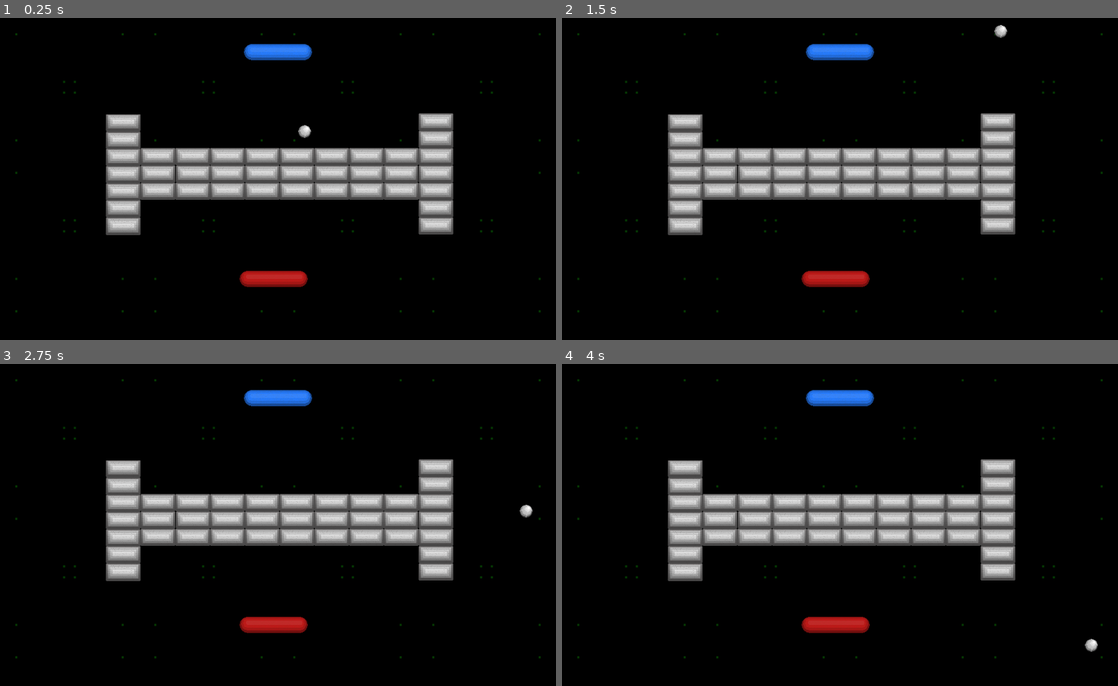
Above: before the commit, frames 1-4 (two rows, left to right).
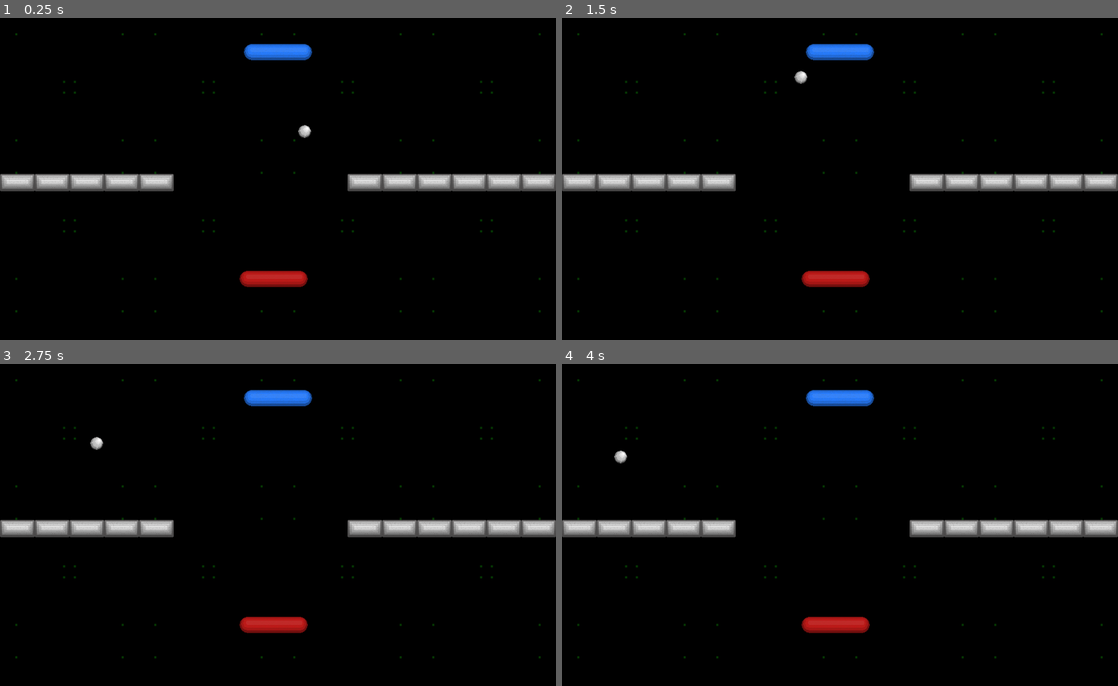
Above: after the commit, the same moments.

Repository: hiniko/BreakoutVs
Game: Godot game, scene res://Scenes/TestArena.tscn
Two runs of this game, one before a commit and one after it. Both use one fixed random seed, a clock stepped at 60 frames per second and the inputs below.
Inputs:
- Up to frame 1 (0.25 s): no input
- Up to frame 2 (1.5 s): no input
- Up to frame 3 (2.75 s): no input
- Up to frame 4 (4 s): no input

The runs differ from the first frame. In frame 1, 14% of the frame differs, in the area x 0-100%, y 29-68%; in frame 2, 15%; in frame 3, 15%, in the area x 0-100%, y 22-68%; in frame 4, 15%.

Commit message:
Working player based brick destroy

Diff:
--- a/BreakoutVs/Actors/Ball.tscn
+++ b/BreakoutVs/Actors/Ball.tscn
@@ -1,17 +1,18 @@
 [gd_scene load_steps=4 format=2]
 
-[ext_resource path="res://Assets/Ball.png" type="Texture" id=1]
+[ext_resource path="res://Assets/NeutralBall.png" type="Texture" id=1]
 [ext_resource path="res://Src/Ball.gd" type="Script" id=2]
 
 [sub_resource type="CircleShape2D" id=1]
-radius = 12.4958
+radius = 12.8941
 
 [node name="Ball" type="KinematicBody2D" groups=[
 "balls",
 ]]
+collision/safe_margin = 30.328
 script = ExtResource( 2 )
 
-[node name="Ball" type="Sprite" parent="."]
+[node name="Sprite" type="Sprite" parent="."]
 texture = ExtResource( 1 )
 
 [node name="CollisionShape2D" type="CollisionShape2D" parent="."]
--- a/BreakoutVs/Actors/Bricks.tscn
+++ b/BreakoutVs/Actors/Bricks.tscn
@@ -8,13 +8,10 @@
 
 [node name="Brick" type="RigidBody2D"]
 mode = 1
-gravity_scale = 0.0
-contacts_reported = 5
-contact_monitor = true
 script = ExtResource( 2 )
+
+[node name="Sprite" type="Sprite" parent="."]
+texture = ExtResource( 1 )
 
 [node name="CollisionShape2D" type="CollisionShape2D" parent="."]
 shape = SubResource( 1 )
-
-[node name="Sprite" type="Sprite" parent="."]
-texture = ExtResource( 1 )
--- a/BreakoutVs/Actors/Paddle.tscn
+++ b/BreakoutVs/Actors/Paddle.tscn
@@ -5,7 +5,7 @@
 
 [sub_resource type="CapsuleShape2D" id=1]
 radius = 15.0707
-height = 95.3604
+height = 96.5558
 
 [node name="Paddle" type="KinematicBody2D"]
 script = ExtResource( 2 )
--- a/BreakoutVs/Scenes/TestArena.tscn
+++ b/BreakoutVs/Scenes/TestArena.tscn
@@ -14,192 +14,148 @@
 position = Vector2( 128, 128 )
 scale = Vector2( 4, 4 )
 texture = ExtResource( 8 )
+__meta__ = {
+"_edit_lock_": true
+}
 
 [node name="BackgroundTile2" type="Sprite" parent="Background"]
 position = Vector2( 128, 128 )
 scale = Vector2( 4, 4 )
 texture = ExtResource( 8 )
 offset = Vector2( 64, 0 )
+__meta__ = {
+"_edit_lock_": true
+}
 
 [node name="BackgroundTile3" type="Sprite" parent="Background"]
 position = Vector2( 128, 128 )
 scale = Vector2( 4, 4 )
 texture = ExtResource( 8 )
 offset = Vector2( 128, 0 )
+__meta__ = {
+"_edit_lock_": true
+}
 
 [node name="BackgroundTile4" type="Sprite" parent="Background"]
 position = Vector2( 128, 128 )
 scale = Vector2( 4, 4 )
 texture = ExtResource( 8 )
 offset = Vector2( 0, 64 )
+__meta__ = {
+"_edit_lock_": true
+}
 
 [node name="BackgroundTile5" type="Sprite" parent="Background"]
 position = Vector2( 128, 128 )
 scale = Vector2( 4, 4 )
 texture = ExtResource( 8 )
 offset = Vector2( 64, 64 )
+__meta__ = {
+"_edit_lock_": true
+}
 
 [node name="BackgroundTile6" type="Sprite" parent="Background"]
 position = Vector2( 128, 128 )
 scale = Vector2( 4, 4 )
 texture = ExtResource( 8 )
 offset = Vector2( 128, 64 )
+__meta__ = {
+"_edit_lock_": true
+}
 
 [node name="BackgroundTile7" type="Sprite" parent="Background"]
 position = Vector2( 128, 128 )
 scale = Vector2( 4, 4 )
 texture = ExtResource( 8 )
 offset = Vector2( 0, 128 )
+__meta__ = {
+"_edit_lock_": true
+}
 
 [node name="BackgroundTile8" type="Sprite" parent="Background"]
 position = Vector2( 128, 128 )
 scale = Vector2( 4, 4 )
 texture = ExtResource( 8 )
 offset = Vector2( 64, 128 )
+__meta__ = {
+"_edit_lock_": true
+}
 
 [node name="BackgroundTile9" type="Sprite" parent="Background"]
 position = Vector2( 128, 128 )
 scale = Vector2( 4, 4 )
 texture = ExtResource( 8 )
 offset = Vector2( 128, 128 )
+__meta__ = {
+"_edit_lock_": true
+}
 
 [node name="BackgroundTile10" type="Sprite" parent="Background"]
 position = Vector2( 896, 128 )
 scale = Vector2( 4, 4 )
 texture = ExtResource( 8 )
+__meta__ = {
+"_edit_lock_": true
+}
 
 [node name="BackgroundTile13" type="Sprite" parent="Background"]
 position = Vector2( 896, 128 )
 scale = Vector2( 4, 4 )
 texture = ExtResource( 8 )
 offset = Vector2( 0, 64 )
+__meta__ = {
+"_edit_lock_": true
+}
 
 [node name="BackgroundTile16" type="Sprite" parent="Background"]
 position = Vector2( 896, 128 )
 scale = Vector2( 4, 4 )
 texture = ExtResource( 8 )
 offset = Vector2( 0, 128 )
+__meta__ = {
+"_edit_lock_": true
+}
 
 [node name="Bricks" type="Node" parent="."]
 
-[node name="Brick2" parent="Bricks" instance=ExtResource( 1 )]
-position = Vector2( 291.27, 288 )
+[node name="Brick21" parent="Bricks" instance=ExtResource( 1 )]
+position = Vector2( 672, 304 )
 
-[node name="Brick" parent="Bricks" instance=ExtResource( 1 )]
-position = Vector2( 355.27, 320 )
-
-[node name="Brick3" parent="Bricks" instance=ExtResource( 1 )]
-position = Vector2( 483.27, 320 )
-
-[node name="Brick4" parent="Bricks" instance=ExtResource( 1 )]
-position = Vector2( 611.27, 320 )
-
-[node name="Brick5" parent="Bricks" instance=ExtResource( 1 )]
-position = Vector2( 739.28, 320 )
-
-[node name="Brick6" parent="Bricks" instance=ExtResource( 1 )]
-position = Vector2( 355.27, 256 )
-
-[node name="Brick7" parent="Bricks" instance=ExtResource( 1 )]
-position = Vector2( 483.27, 256 )
-
-[node name="Brick8" parent="Bricks" instance=ExtResource( 1 )]
-position = Vector2( 611.27, 256 )
-
-[node name="Brick9" parent="Bricks" instance=ExtResource( 1 )]
-position = Vector2( 739.28, 256 )
-
-[node name="Brick10" parent="Bricks" instance=ExtResource( 1 )]
-position = Vector2( 291.27, 320 )
-
-[node name="Brick11" parent="Bricks" instance=ExtResource( 1 )]
-position = Vector2( 419.27, 320 )
-
-[node name="Brick12" parent="Bricks" instance=ExtResource( 1 )]
-position = Vector2( 547.27, 320 )
-
-[node name="Brick13" parent="Bricks" instance=ExtResource( 1 )]
-position = Vector2( 675.278, 320 )
-
-[node name="Brick14" parent="Bricks" instance=ExtResource( 1 )]
-position = Vector2( 291.27, 256 )
-
-[node name="Brick15" parent="Bricks" instance=ExtResource( 1 )]
-position = Vector2( 419.27, 256 )
-
-[node name="Brick16" parent="Bricks" instance=ExtResource( 1 )]
-position = Vector2( 547.27, 256 )
-
-[node name="Brick17" parent="Bricks" instance=ExtResource( 1 )]
-position = Vector2( 675.278, 256 )
-
-[node name="Brick18" parent="Bricks" instance=ExtResource( 1 )]
-position = Vector2( 483.27, 288 )
-
-[node name="Brick19" parent="Bricks" instance=ExtResource( 1 )]
-position = Vector2( 419.278, 288 )
-
-[node name="Brick20" parent="Bricks" instance=ExtResource( 1 )]
-position = Vector2( 611.27, 288 )
-
-[node name="Brick21" parent="Bricks" instance=ExtResource( 1 )]
-position = Vector2( 547.27, 288 )
-
-[node name="Brick22" parent="Bricks" instance=ExtResource( 1 )]
-position = Vector2( 737.78, 288 )
+[node name="Brick23" parent="Bricks" instance=ExtResource( 1 )]
+position = Vector2( 160, 304 )
 
 [node name="Brick24" parent="Bricks" instance=ExtResource( 1 )]
-position = Vector2( 355.77, 288 )
+position = Vector2( 224, 304 )
 
 [node name="Brick25" parent="Bricks" instance=ExtResource( 1 )]
-position = Vector2( 675.27, 288 )
-
-[node name="Brick26" parent="Bricks" instance=ExtResource( 1 )]
-position = Vector2( 226.77, 257.5 )
+position = Vector2( 288, 304 )
 
 [node name="Brick27" parent="Bricks" instance=ExtResource( 1 )]
-position = Vector2( 227.27, 289.5 )
+position = Vector2( 96, 304 )
+
+[node name="Brick33" parent="Bricks" instance=ExtResource( 1 )]
+position = Vector2( 32, 304 )
 
 [node name="Brick28" parent="Bricks" instance=ExtResource( 1 )]
-position = Vector2( 227.27, 321.5 )
+position = Vector2( 800, 304 )
 
 [node name="Brick29" parent="Bricks" instance=ExtResource( 1 )]
-position = Vector2( 803.27, 256 )
+position = Vector2( 864, 304 )
 
 [node name="Brick30" parent="Bricks" instance=ExtResource( 1 )]
-position = Vector2( 803.27, 224 )
+position = Vector2( 928, 304 )
 
 [node name="Brick31" parent="Bricks" instance=ExtResource( 1 )]
-position = Vector2( 803.27, 192 )
+position = Vector2( 992, 304 )
 
 [node name="Brick32" parent="Bricks" instance=ExtResource( 1 )]
-position = Vector2( 803.27, 384 )
-
-[node name="Brick33" parent="Bricks" instance=ExtResource( 1 )]
-position = Vector2( 803.27, 352 )
-
-[node name="Brick34" parent="Bricks" instance=ExtResource( 1 )]
-position = Vector2( 227.27, 384.5 )
-
-[node name="Brick35" parent="Bricks" instance=ExtResource( 1 )]
-position = Vector2( 227.27, 352.5 )
-
-[node name="Brick36" parent="Bricks" instance=ExtResource( 1 )]
-position = Vector2( 226.77, 226.026 )
-
-[node name="Brick37" parent="Bricks" instance=ExtResource( 1 )]
-position = Vector2( 226.77, 193.5 )
-
-[node name="Brick38" parent="Bricks" instance=ExtResource( 1 )]
-position = Vector2( 803.27, 288 )
-
-[node name="Brick39" parent="Bricks" instance=ExtResource( 1 )]
-position = Vector2( 803.27, 320 )
+position = Vector2( 736, 304 )
 
 [node name="Balls" type="Node" parent="."]
 
 [node name="Ball" parent="Balls" instance=ExtResource( 2 )]
 position = Vector2( 511.46, 160 )
+collision/safe_margin = 0.08
 
 [node name="Walls" type="Node" parent="."]
 
--- a/BreakoutVs/Src/Ball.gd
+++ b/BreakoutVs/Src/Ball.gd
@@ -1,6 +1,11 @@
-tool
+extends KinematicBody2D
 
-extends KinematicBody2D
+class_name Ball
+
+enum BallOwner { Neutral, Red, Blue }
+var lastTouch = BallOwner.Neutral
+
+onready var sprite = get_node("./Sprite")
 
 var velocity = Vector2(200,200)
 # Called when the node enters the scene tree for the first time.
@@ -8,9 +13,28 @@
 	add_to_group("balls")
 
 func _physics_process(delta):
-	if(Engine.editor_hint):
-		return
 
-	var collision_info = move_and_collide(velocity*delta)
-	if collision_info:
-		velocity = velocity.bounce(collision_info.normal)
+	# Move and check if we hit something
+
+	var collisionInfo = move_and_collide(velocity*delta)
+	if collisionInfo:
+		velocity = velocity.bounce(collisionInfo.normal)
+
+		print(collisionInfo.collider.name)
+
+		if(collisionInfo.collider.is_in_group("paddles")):
+			if(collisionInfo.collider.paddle == Paddle.PaddleType.P1):
+				lastTouch = BallOwner.Blue
+			else:
+				lastTouch = BallOwner.Red
+			updateBallSprite(lastTouch)
+
+		if(collisionInfo.collider.is_in_group("bricks")):
+			if(lastTouch != BallOwner.Neutral):
+				collisionInfo.collider.destroy_brick(lastTouch)
+
+
+func updateBallSprite(newOwner):
+	# Update Sprite based on the last touch
+	var name = "res://Assets/" + BallOwner.keys()[newOwner]
+	sprite.texture = load(name + "Ball.png")
--- a/BreakoutVs/Src/Brick.gd
+++ b/BreakoutVs/Src/Brick.gd
@@ -1,6 +1,8 @@
 tool
 
 extends RigidBody2D
+
+signal brick_destroyed(by_paddle, value)
 
 enum BrickTypes {
 	Neutral,
@@ -19,11 +21,6 @@
 		var name = "res://Assets/" + BrickTypes.keys()[value]
 		sprite.texture = load(name + "Brick.png")
 
-# Update the brick when updated in editor
-#func property_list_changed_notify():
-#	UpdateSprite(type)
-#	pass
-
 # Called when the node enters the scene tree for the first time.
 func _ready():
 	UpdateSprite(type)
@@ -33,12 +30,7 @@
 	if(Engine.editor_hint):
 		return
 
-	var collisions = get_colliding_bodies()
-	for body in collisions:
-		if(body.in_group == "balls"):
-			print("A ball hit me! I guess I'm done...")
-			queue_free()
-
-func _on_body_entered(_body):
-	print("Got hit, Time to go...")
+func destroy_brick(paddle):
+	print("IM HIT %s" % name)
+	emit_signal("brick_destroyed", paddle, 1)
 	queue_free()
--- a/BreakoutVs/Src/Paddle.gd
+++ b/BreakoutVs/Src/Paddle.gd
@@ -1,6 +1,8 @@
 tool
 
 extends KinematicBody2D
+
+class_name Paddle
 
 enum direction { none,left,right }
 enum PaddleType { P1, P2 }
@@ -25,6 +27,7 @@
 
 func _ready():
 	SetPaddle(paddle)
+	add_to_group("paddles")
 
 func _physics_process(delta):
 	if(Engine.editor_hint):
--- a/BreakoutVs/project.godot
+++ b/BreakoutVs/project.godot
@@ -7,6 +7,22 @@
 ;   param=value ; assign values to parameters
 
 config_version=4
+
+_global_script_classes=[ {
+"base": "KinematicBody2D",
+"class": "Ball",
+"language": "GDScript",
+"path": "res://Src/Ball.gd"
+}, {
+"base": "KinematicBody2D",
+"class": "Paddle",
+"language": "GDScript",
+"path": "res://Src/Paddle.gd"
+} ]
+_global_script_class_icons={
+"Ball": "",
+"Paddle": ""
+}
 
 [android]
 
@@ -81,6 +97,7 @@
 [physics]
 
 common/enable_pause_aware_picking=true
+2d/physics_engine="GodotPhysics"
 
 [rendering]
 
Binary file added: BreakoutVs/Assets/BlueBall.png
Not shown, added: BreakoutVs/Assets/BlueBall.png.import
Renamed: BreakoutVs/Assets/Ball.png -> BreakoutVs/Assets/NeutralBall.png
Not shown, added: BreakoutVs/Assets/NeutralBall.png.import
Binary file added: BreakoutVs/Assets/RedBall.png
Not shown, changed: BreakoutVs/Assets/RedBall.png.import
